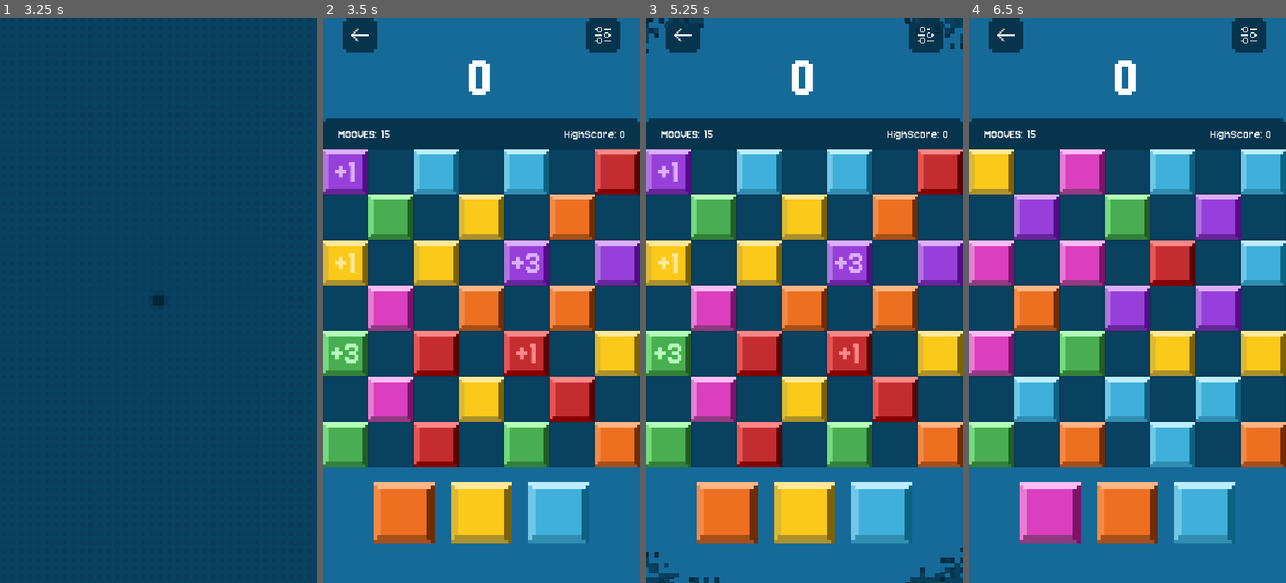
Above: before the commit, frames 1-4 (left to right).
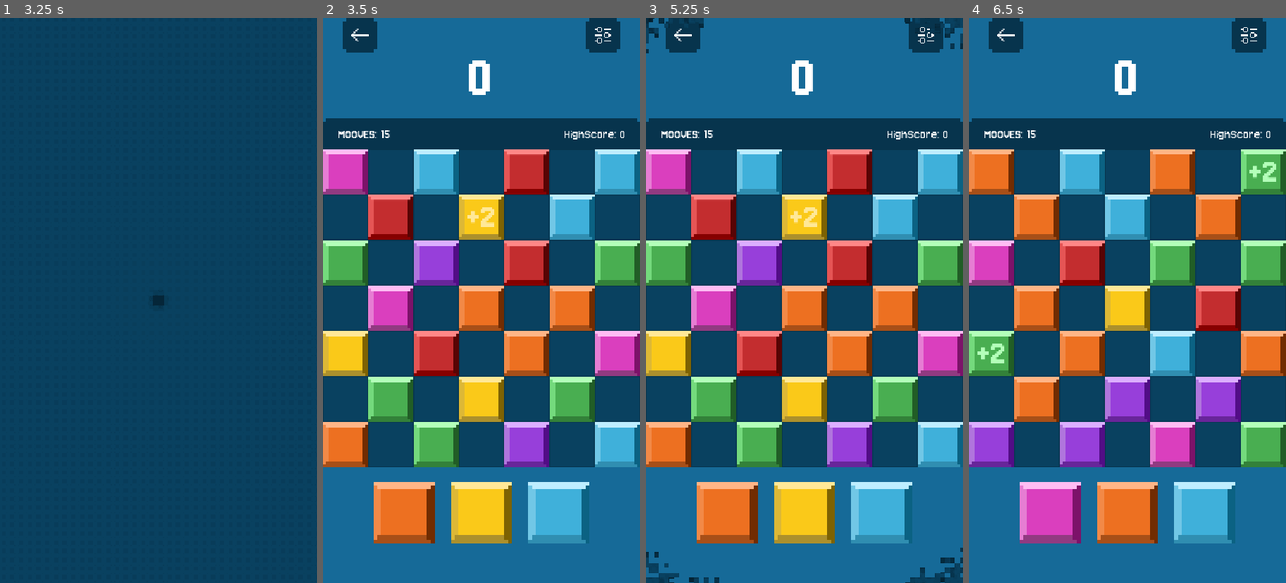
Above: after the commit, the same moments.

Repository: GIORGIOKIRRY/CUBE-CRASH
Game: Godot game, scene res://CORE/Scene/Loading.tscn
Same seed, same stepped clock (60 frames per second), same inputs: the game is played once before the commit and once after it.
Inputs (mouse positions are in pixels of both pictures, inside the frame that each line leads up to):
- Up to frame 1 (3.25 s): move the mouse to (228, 272) at 0.52 s; click (228, 272) at 0.67 s; drag from (95, 328) to (142, 413) at 1.27 s; move the mouse to (190, 176) at 2.02 s; click (190, 176) at 2.17 s; click (158, 447) at 2.75 s
- Up to frame 2 (3.5 s): no input
- Up to frame 3 (5.25 s): drag from (788, 413) to (709, 215) at 3.52 s; tap Enter at 4.25 s; move the mouse to (899, 385) at 4.27 s; click (899, 385) at 4.42 s; click (684, 34) at 5 s
- Up to frame 4 (6.5 s): click (1127, 447) at 5.75 s

Frame 1 is identical in both runs. In frame 2, 21% of the frame differs, in the area x 0-100%, y 23-80%; in frame 3, 21%; in frame 4, 26%.

Commit message:
Moves feedback + keep move-cubes present + more combos
- Red "-1" pop animation on every move spent (cost is now tangible)
- Move-cubes (+1/+2/+3) stay always present on the grid (higher floor);
  income is now balanced by VALUE instead of by hiding them:
  rich in moves -> mostly +1 (low income), short on moves -> more +2/+3
- Combos are a core dopamine loop again: combo refill bias raised
  (0.46 early -> 0.16 late) so chains happen much more, especially at start

Co-Authored-By: Claude Opus 4.8 (1M context) <noreply@anthropic.com>

Diff:
--- a/CORE/Script/grid.gd
+++ b/CORE/Script/grid.gd
@@ -140,6 +140,12 @@
 	preload("res://CORE/Scene/PieceScene/green_plus_2.tscn"),
 	preload("res://CORE/Scene/PieceScene/green_plus_3.tscn")
 ]
+
+# Cubi-mossa raggruppati per valore (+1/+2/+3). Costruito da possible_plus_pieces
+# in _ready (ordine per colore: +1,+2,+3). Serve a scegliere il VALORE in base
+# alle mosse: così i cubi-mossa sono SEMPRE presenti, ma quando ne hai tante escono
+# per lo più +1 (poco income), quando sei a corto escono più +2/+3 (aiuto vero).
+var _plus_pool := {1: [], 2: [], 3: []}
 
 # ----- Grid State -----
 var all_pieces: Array = []      # 2D [width][height] -> Node or null
@@ -213,6 +219,7 @@
 	can_move = true
 	_game_start_ms = Time.get_ticks_msec()
 	randomize()
+	_build_plus_pools()
 	current_moves = max_moves
 	all_pieces = make_2d_array()
 	cell_active = make_2d_array()
@@ -264,13 +271,11 @@
 
 # Evita match immediato sul posizionamento
 func _random_piece_instance_avoiding_match(i: int, j: int) -> Node:
-	var pool = possible_plus_pieces if randf() < INITIAL_PLUS_PROB else possible_pieces
-	var piece = pool.pick_random().instantiate()
+	var piece = _spawn_plus_or_normal(INITIAL_PLUS_PROB).instantiate()
 	var loops := 0
 
 	while match_at(i, j, piece.color) and loops < 100:
-		pool = possible_plus_pieces if randf() < INITIAL_PLUS_PROB else possible_pieces
-		piece = pool.pick_random().instantiate()
+		piece = _spawn_plus_or_normal(INITIAL_PLUS_PROB).instantiate()
 		loops += 1
 
 	return piece
@@ -474,8 +479,7 @@
 			if combo_color != "" and _color_to_scene.has(combo_color):
 				piece = _color_to_scene[combo_color].instantiate()
 			else:
-				var pool = possible_plus_pieces if randf() < _effective_plus_prob() else possible_pieces
-				piece = pool.pick_random().instantiate()
+				piece = _spawn_plus_or_normal(_effective_plus_prob()).instantiate()
 			add_child(piece)
 			var spawn_row := height + spawn_rows_above + count
 			piece.position = grid_to_pixel(x, spawn_row)
@@ -563,8 +567,7 @@
 				var spawn_row := height + spawn_rows_above
 				# random: pezzo o vuoto
 				if randf() > empty_refill_probability:
-					var pool = possible_plus_pieces if randf() < _effective_plus_prob() else possible_pieces
-					var piece = pool.pick_random().instantiate()
+					var piece = _spawn_plus_or_normal(_effective_plus_prob()).instantiate()
 					add_child(piece)
 
 					var spawn_px := grid_to_pixel(x, spawn_row)
@@ -738,6 +741,7 @@
 				if current_moves < 0:
 					current_moves = 0
 				update_moves_label() # 👈 aggiorna il testo del label
+				_show_move_cost_popup()   # piccola animazione rossa "-1"
 				print("✅ Mossa usata! Mosse rimanenti:", current_moves)
 				_moves_since_balance += 1
 				_stat_placements += 1
@@ -1217,6 +1221,32 @@
 	tw2.tween_property(pop, "modulate:a", 0.0, 0.8)
 	tw2.tween_callback(pop.queue_free)
 
+# Popup rosso "-1" a OGNI mossa usata: rende tangibile il costo del piazzamento.
+func _show_move_cost_popup() -> void:
+	var moves_label = get_node_or_null("../UI/MOOVES")
+	if moves_label == null:
+		return
+	var pop := Label.new()
+	pop.text = "-1"
+	pop.add_theme_font_size_override("font_size", 24)
+	pop.add_theme_color_override("font_color", Color(0.95, 0.25, 0.22))
+	pop.position = Vector2(74, 6)
+	pop.z_index = 50
+	pop.pivot_offset = Vector2(10, 14)
+	moves_label.add_child(pop)
+	var start_y: float = pop.position.y
+	# piccolo pop di scala + scende e sfuma
+	pop.scale = Vector2(0.4, 0.4)
+	var tws := pop.create_tween()
+	tws.tween_property(pop, "scale", Vector2(1.15, 1.15), 0.12).set_trans(Tween.TRANS_BACK).set_ease(Tween.EASE_OUT)
+	tws.tween_property(pop, "scale", Vector2(1.0, 1.0), 0.08)
+	var tw := pop.create_tween()
+	tw.tween_property(pop, "position:y", start_y + 20.0, 0.55).set_trans(Tween.TRANS_QUAD).set_ease(Tween.EASE_OUT)
+	var tw2 := pop.create_tween()
+	tw2.tween_interval(0.18)
+	tw2.tween_property(pop, "modulate:a", 0.0, 0.4)
+	tw2.tween_callback(pop.queue_free)
+
 # Popup verde "+N" sopra il numero grande centrale, a ogni guadagno di punti
 func _show_points_gain_popup(amount: int) -> void:
 	if amount <= 0:
@@ -1365,33 +1395,72 @@
 # =========================================================
 # Probabilità che un cubo in caduta scelga un colore che forma combo (più alta all'inizio)
 func _combo_refill_bias() -> float:
+	# Le combo sono il cuore del gioco (dopamina): molto presenti all'inizio,
+	# ancora ben presenti a difficoltà alta.
 	var t := float(difficulty_level) / float(max_difficulty_level)
-	return lerpf(0.18, 0.04, t)
+	return lerpf(0.46, 0.16, t)
 
 # Probabilità adattiva dei cubi +mosse: cadono di più quando il player è a corto
 # di mosse (aiuto quando serve), di meno quando ne ha tante; la difficoltà li riduce.
+# Raggruppa i cubi-mossa per valore (l'array è ordinato per colore: +1,+2,+3).
+func _build_plus_pools() -> void:
+	_plus_pool = {1: [], 2: [], 3: []}
+	for i in possible_plus_pieces.size():
+		var v := (i % 3) + 1
+		_plus_pool[v].append(possible_plus_pieces[i])
+
+# Sceglie un cubo-mossa con VALORE pesato dalle mosse correnti:
+#  - tante mosse  -> per lo più +1 (presenti ma income basso, così non si accumula)
+#  - a corto      -> più +2/+3 (aiuto reale)
+func _pick_plus_scene() -> PackedScene:
+	if _plus_pool[1].is_empty():
+		_build_plus_pools()
+	var w1: float
+	var w2: float
+	if current_moves <= 12:
+		w1 = 0.30; w2 = 0.40      # media ~2.0 (+3 = 0.30)
+	elif current_moves <= 25:
+		w1 = 0.50; w2 = 0.35      # media ~1.65 (+3 = 0.15)
+	else:
+		w1 = 0.72; w2 = 0.23      # media ~1.33 (+3 = 0.05) — ricco: presenti ma poco income
+	var r := randf()
+	var v := 3
+	if r < w1:
+		v = 1
+	elif r < w1 + w2:
+		v = 2
+	return _plus_pool[v].pick_random()
+
+# Con probabilità 'prob' restituisce un cubo-mossa (valore pesato dalle mosse),
+# altrimenti un cubo normale. Usato da tutti i punti di spawn.
+func _spawn_plus_or_normal(prob: float) -> PackedScene:
+	if randf() < prob:
+		return _pick_plus_scene()
+	return possible_pieces.pick_random()
+
 func _effective_plus_prob() -> float:
 	# Rubber-band centrato sulla FASCIA OBIETTIVO (~20-30 mosse a fine partita).
 	# Le mosse guadagnate arrivano SOLO da questi cubi-mossa nel refill: se sopra la
 	# fascia il rubinetto quasi si chiude, la spesa (1/mossa piazzata) fa calare le
 	# mosse verso la fascia invece di accumularle. Sotto la fascia, aiuto forte.
 	# Così un giocatore forte (che cancella tanto) non accumula più centinaia di mosse.
+	# I cubi-mossa restano SEMPRE ben presenti (floor alto): il bilanciamento
+	# dell'income lo fa soprattutto il VALORE (_pick_plus_scene). Qui moduliamo
+	# solo la quantità: un po' di più quando sei a corto, un po' meno quando ricco.
 	var need := 1.0
-	if current_moves <= 5:
-		need = 2.6          # emergenza: aiuto forte per non morire subito
-	elif current_moves <= 10:
-		need = 1.7
-	elif current_moves <= 16:
+	if current_moves <= 6:
+		need = 1.9          # a corto: più cubi-mossa (e con valore più alto)
+	elif current_moves <= 14:
+		need = 1.4
+	elif current_moves <= 26:
 		need = 1.0
-	elif current_moves <= 24:
-		need = 0.5          # dentro/appena sotto la fascia: ~pareggio
-	elif current_moves <= 32:
-		need = 0.20         # fascia alta: le mosse iniziano a calare
+	elif current_moves <= 40:
+		need = 0.8
 	else:
-		need = 0.06         # surplus: rubinetto quasi chiuso -> drenaggio
+		need = 0.6          # surplus estremo: freno morbido, ma restano presenti
 	var t := float(difficulty_level) / float(max_difficulty_level)
-	var diff_mult := lerpf(1.0, 0.55, t)   # a difficoltà alta i cubi-mossa aiutano meno
-	return clampf(plus_piece_probability * need * diff_mult, 0.015, 0.6)
+	var diff_mult := lerpf(1.0, 0.7, t)   # a difficoltà alta un filo meno
+	return clampf(plus_piece_probability * need * diff_mult, 0.11, 0.6)
 
 # Restituisce un colore che, messo in (x,y), forma un match; "" se nessuno
 func _match_color_at(x: int, y: int) -> String:
